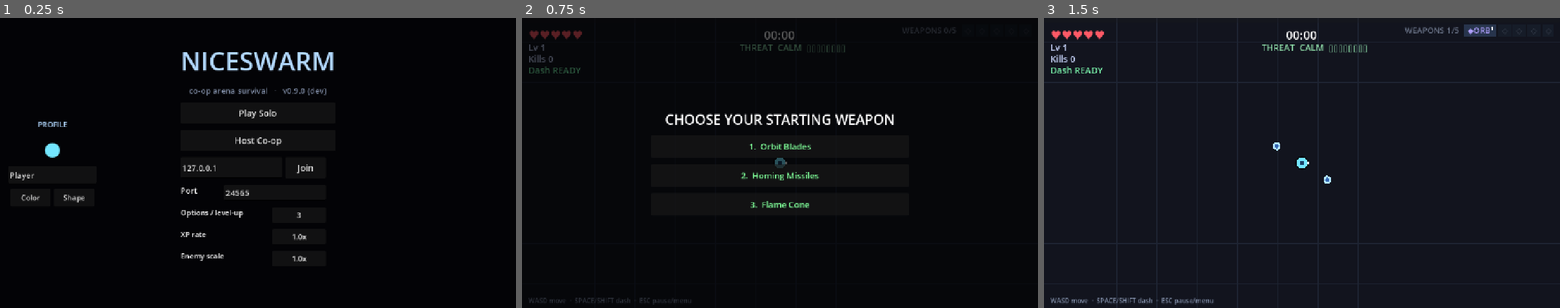
Above: before the commit, frames 1-3 (left to right).
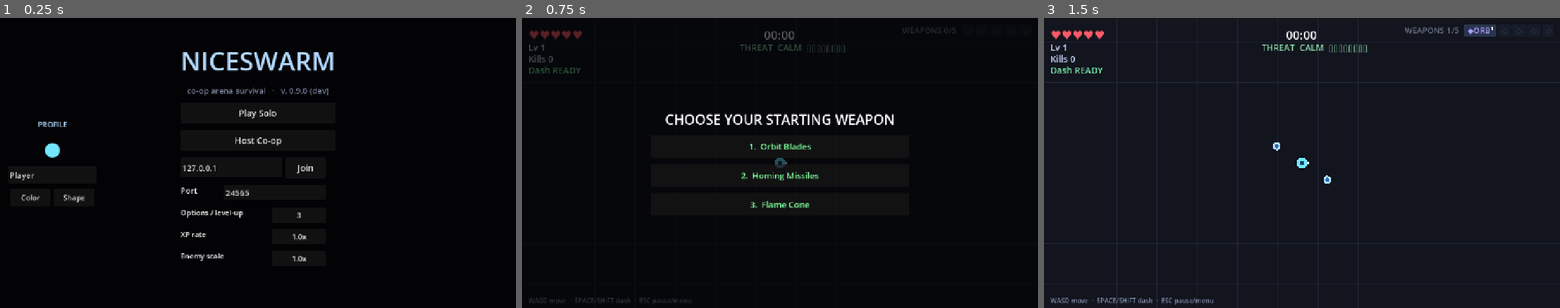
Above: after the commit, the same moments.

Repository: ICQCQ/NiceSwarm
Game: Godot game, scene res://scenes/main.tscn
The game is run twice, just before and just after one commit, with the same random seed, the same clock (stepped at 60 frames per second) and the same inputs.
Inputs:
- Up to frame 1 (0.25 s): no input
- Up to frame 2 (0.75 s): click "Play Solo" at 0.5 s
- Up to frame 3 (1.5 s): click "1. Orbit Blades" at 1.25 s

The runs differ from the first frame. In frame 1, 0.3% of the frame differs, in the area x 36-64%, y 23-27%; in frame 2, nothing differs; in frame 3, nothing differs.

Commit message:
fix: stamp commit id into CI builds; show "v. X.X.X (id - DIRTY)"
CI builds bypass build.ps1, so the released exe shipped the committed
"dev" placeholder for BuildVersion.COMMIT. Add a stamp step to the
workflow that writes `git rev-parse --short HEAD` into build_version.gd
before export (covers both the release and debug exports).

- build.ps1: use short SHA instead of `git describe` (which would
  surface v* release tags, not a bare commit id); dirty check is
  tracked-only (--untracked-files=no) to match describe --dirty; replace
  only the COMMIT line so commit_label() survives the round-trip.
- build_version.gd: add commit_label(); keep the file ASCII-only since
  build.ps1/CI rewrite it with -Encoding ascii.
- main.gd: render "v. <ver> (<id>)" or "v. <ver> (<id> - DIRTY)".

CI stamps a bare SHA (no -dirty): a fresh checkout is clean, and
core.autocrlf=true on windows-latest would otherwise flag every build.

Diff:
--- a/scripts/config/build_version.gd
+++ b/scripts/config/build_version.gd
@@ -1,8 +1,16 @@
 class_name BuildVersion
 extends RefCounted
-## Commit hash compiled into the build. build.ps1 overwrites COMMIT with
-## `git describe --always --dirty` right before export (so it's baked into the .exe at
-## build time, with no runtime git/file lookup) and restores this placeholder afterward.
-## "dev" therefore means "running from source, not a packaged build".
+## Commit id compiled into the build. build.ps1 and the CI workflow overwrite COMMIT with
+## the short commit hash right before export -- `git rev-parse --short HEAD`, plus a `-dirty`
+## suffix for a local build.ps1 build made from a modified (tracked) working tree -- so it is
+## baked into the .exe at build time with no runtime git/file lookup; build.ps1 then restores
+## this placeholder afterward. "dev" therefore means "running from source, not a packaged build".
+## Kept ASCII-only: build.ps1/CI rewrite this file with -Encoding ascii.
 
 const COMMIT := "dev"
+
+## Build tag for display: the bare short id, or "<id> - DIRTY" for a dirty local build.
+static func commit_label() -> String:
+	if COMMIT.ends_with("-dirty"):
+		return "%s - DIRTY" % COMMIT.trim_suffix("-dirty")
+	return COMMIT
--- a/scripts/main.gd
+++ b/scripts/main.gd
@@ -3470,7 +3470,7 @@
 	vbox.add_child(title)
 
 	var sub := Label.new()
-	sub.text = "co-op arena survival   ·   v%s (%s)" % [VERSION, BuildVersion.COMMIT]
+	sub.text = "co-op arena survival   ·   v. %s (%s)" % [VERSION, BuildVersion.commit_label()]
 	# Mark the debug exe (an exported debug-template build) so bug reports name the right build.
 	# Gated on has_feature("template") so the editor — also is_debug_build() — isn't tagged.
 	if OS.has_feature("template") and OS.is_debug_build():
Not shown, changed: .github/workflows/build-windows.yml
Not shown, changed: build.ps1
